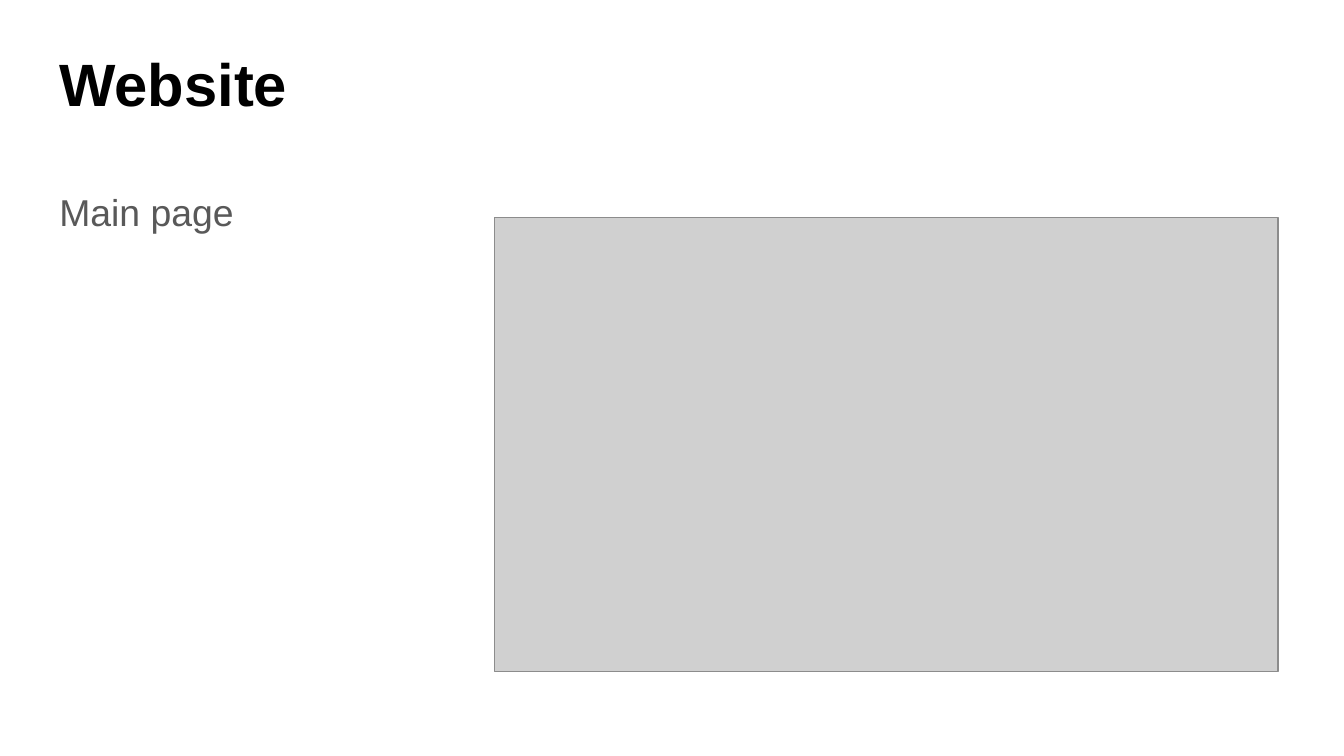
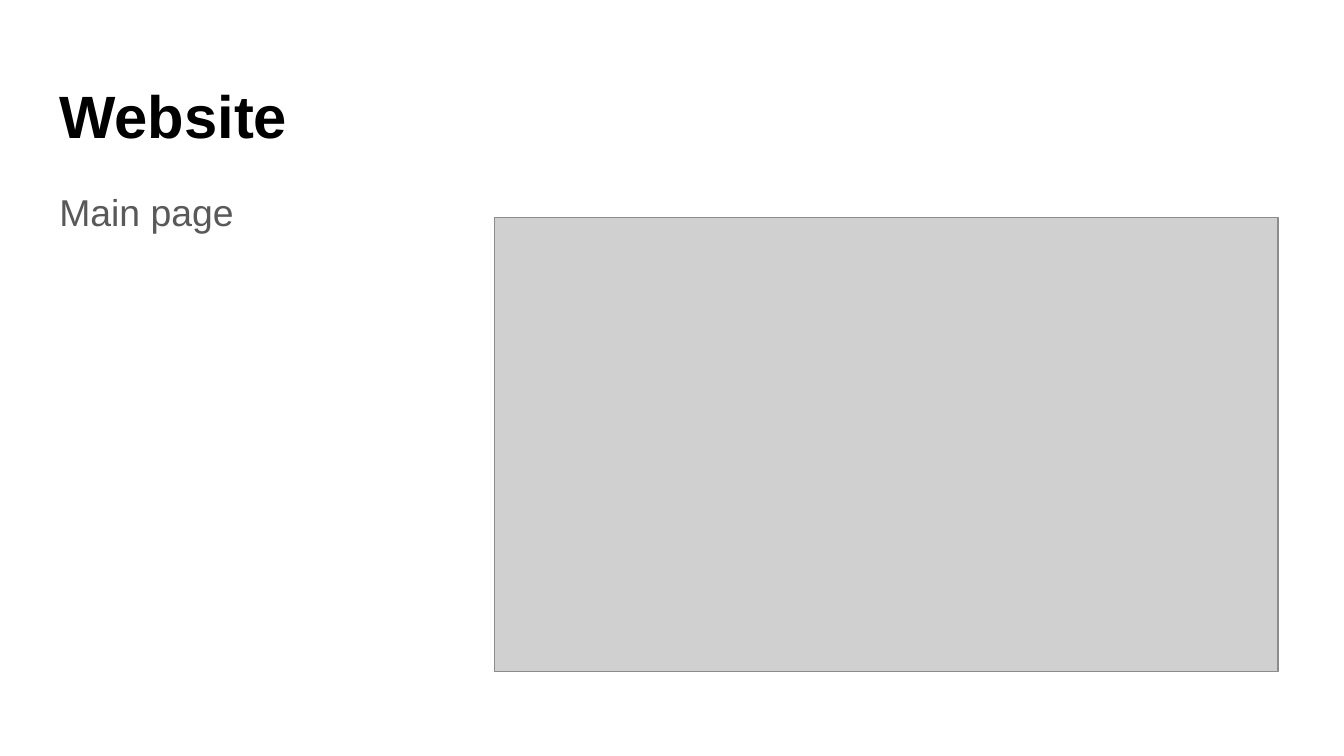
Before and after one commit to silenttundre/VirtualWorkoutBuddy, a slide deck: slide 8 of Virtual Workout Buddy.pptx. Drawn at 1344x756 pixels with LibreOffice and Linux fonts; fonts in the diff are those of the drawing; grey boxes stand for pictures. Boxes give left, top, right and bottom in pixels: in the first picture for what was removed or moved away, otherwise in the second. Text is boxed around its words. In the diff, an @@ line names an element or a change of style, - is before the commit and + after.

```diff
--- a/Virtual Workout Buddy.pptx
+++ b/Virtual Workout Buddy.pptx
@@ title "Website": place and size @@
-title "Website" at (59,62,287,107)
+title "Website" at (59,94,287,139)
```
Also in this commit, not shown: 7 other slides changed, 3 slides added, 3 slides removed, 3 other files.
